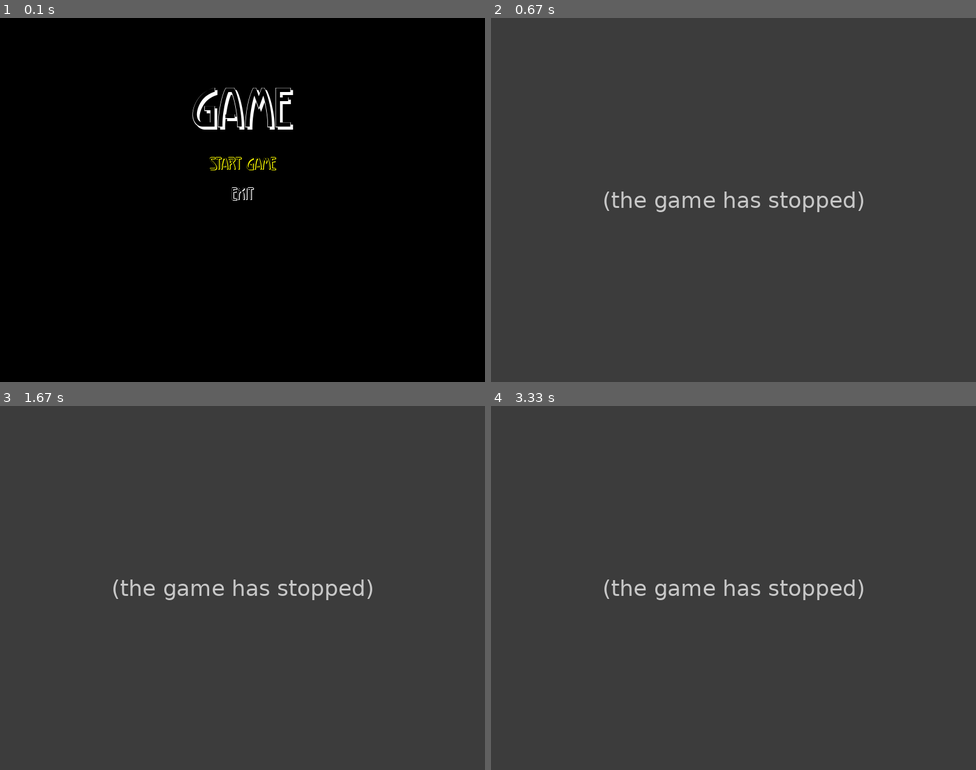
Above: before the commit, frames 1-4 (two rows, left to right).
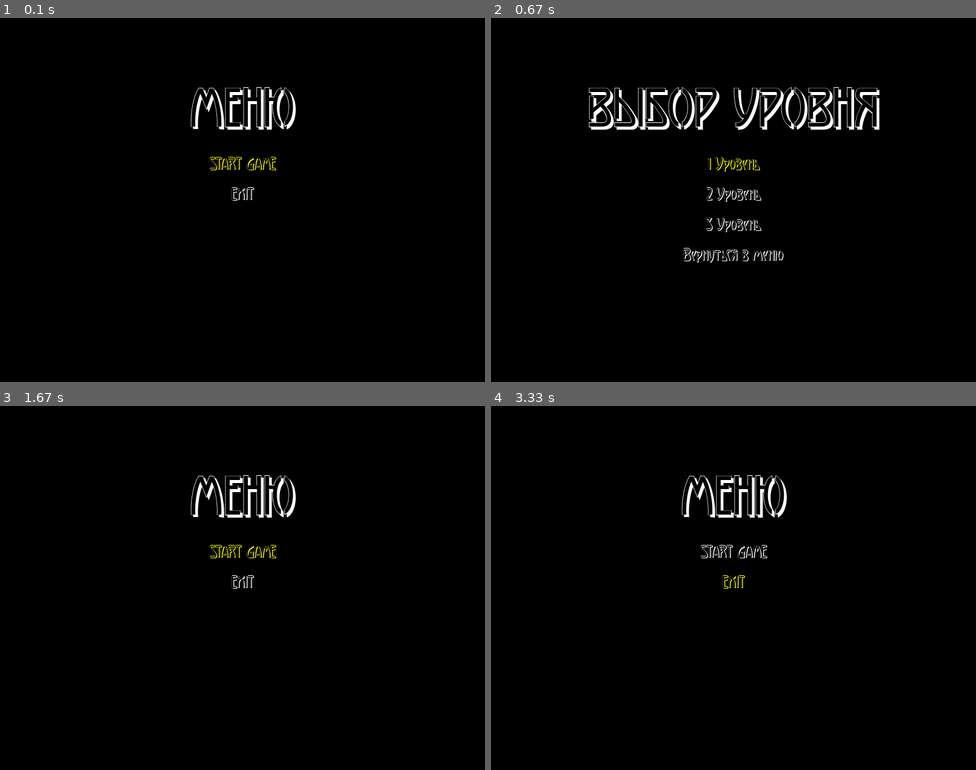
Above: after the commit, the same moments.

Repository: Asteraceaeaa/pygame-proj
Game: pygame game, started from proj/main.py
Same seed, same stepped clock (60 frames per second), same inputs: the game is played once before the commit and once after it.
Inputs:
- Up to frame 1 (0.1 s): no input
- Up to frame 2 (0.67 s): tap Enter at 0.33 s
- Up to frame 3 (1.67 s): tap Space at 0.67 s; hold Up 1-1.47 s; tap Enter at 1.5 s
- Up to frame 4 (3.33 s): hold Down 1.83-2.13 s; hold Up 2.17-2.53 s; hold Down 2.57-2.93 s; hold Up 2.97-3.27 s; hold Down from 3.3 s (still down)

The runs differ from the first frame. In frame 1, 1.3% of the frame differs, in the area x 39-61%, y 19-31%; in frame 2, 100%; in frame 3, 100%, in the area x 0-100%, y 0-100%; in frame 4, 100%.
Before the commit the program exited at 0.35 s; later frames show no game.

Commit message:
add Level Manager

Diff:
--- a/proj/LastRunning(log).txt
+++ b/proj/LastRunning(log).txt
@@ -8,3 +8,23 @@
 File /home/asterwace/asterwace/Учеба/schedule-OOP/main.py launched by asterwace-lp at 12.05.2026  01:50:09
 File /home/asterwace/asterwace/Учеба/schedule-OOP/main.py launched by asterwace-lp at 12.05.2026  01:50:15
 File /home/asterwace/asterwace/Учеба/schedule-OOP/proj/main.py launched by asterwace-lp at 12.05.2026  01:52:57
+File /home/asterwace/asterwace/Учеба/schedule-OOP/proj/main.py launched by asterwace-lp at 12.05.2026  03:17:49
+File /home/asterwace/asterwace/Учеба/schedule-OOP/proj/main.py launched by asterwace-lp at 12.05.2026  03:18:44
+File /home/asterwace/asterwace/Учеба/schedule-OOP/proj/main.py launched by asterwace-lp at 12.05.2026  03:20:35
+File /home/asterwace/asterwace/Учеба/schedule-OOP/proj/main.py launched by asterwace-lp at 12.05.2026  03:22:44
+File /home/asterwace/asterwace/Учеба/schedule-OOP/proj/main.py launched by asterwace-lp at 12.05.2026  03:23:50
+File /home/asterwace/asterwace/Учеба/schedule-OOP/proj/main.py launched by asterwace-lp at 12.05.2026  03:25:00
+File /home/asterwace/asterwace/Учеба/schedule-OOP/proj/main.py launched by asterwace-lp at 12.05.2026  03:25:52
+File /home/asterwace/asterwace/Учеба/schedule-OOP/proj/main.py launched by asterwace-lp at 12.05.2026  03:26:06
+File /home/asterwace/asterwace/Учеба/schedule-OOP/proj/main.py launched by asterwace-lp at 12.05.2026  03:26:27
+File /home/asterwace/asterwace/Учеба/schedule-OOP/proj/main.py launched by asterwace-lp at 12.05.2026  03:27:59
+File /home/asterwace/asterwace/Учеба/schedule-OOP/proj/main.py launched by asterwace-lp at 12.05.2026  03:28:31
+File /home/asterwace/asterwace/Учеба/schedule-OOP/proj/main.py launched by asterwace-lp at 12.05.2026  03:28:53
+File /home/asterwace/asterwace/Учеба/schedule-OOP/proj/main.py launched by asterwace-lp at 12.05.2026  03:29:03
+File /home/asterwace/asterwace/Учеба/schedule-OOP/proj/main.py launched by asterwace-lp at 12.05.2026  03:29:35
+File /home/asterwace/asterwace/Учеба/schedule-OOP/proj/main.py launched by asterwace-lp at 12.05.2026  03:30:28
+File /home/asterwace/asterwace/Учеба/schedule-OOP/proj/main.py launched by asterwace-lp at 12.05.2026  03:30:32
+File /home/asterwace/asterwace/Учеба/schedule-OOP/proj/main.py launched by asterwace-lp at 12.05.2026  03:31:33
+File /home/asterwace/asterwace/Учеба/schedule-OOP/proj/main.py launched by asterwace-lp at 12.05.2026  03:32:51
+File /home/asterwace/asterwace/Учеба/schedule-OOP/proj/main.py launched by asterwace-lp at 12.05.2026  03:33:02
+File /home/asterwace/asterwace/Учеба/schedule-OOP/proj/main.py launched by asterwace-lp at 12.05.2026  03:33:08
--- a/proj/main.py
+++ b/proj/main.py
@@ -32,9 +32,12 @@
 
 running = True
 state = 0
+states = ["МЕНЮ", "ВЫБОР УРОВНЯ", ["Уровень 1", "Уровень 2", "Уровень 3"]]
+cur_level = 0
 while running:
 
     if state == 0:
+        print(f"Текущий статус: {states[state]}")
         menu = True
 
         options = ["START GAME", "EXIT"]
@@ -57,13 +60,14 @@
                         state = 1
                         if selected == 1:
                             running = False
+                            state = 0
                             print("Exit...")
 
 
 
             screen.fill("Black")
 
-            title = font_b.render("GAME", True, "White")
+            title = font_b.render(states[state], True, "White")
             title_rect = title.get_rect(center=(WIDTH//2, HEIGHT//4))
             screen.blit(title, title_rect)
 
@@ -75,9 +79,53 @@
 
             pg.display.flip()
             clock.tick(60)
+
     if state == 1:
-        print("Game")
+        print(f"Текущий статус: {states[state]}")
+
+        level_manager = True
+        options = ["1 Уровень", "2 Уровень", "3 Уровень", "Вернуться в меню"]
+        selected = 0
+        while level_manager:
+            for event in pg.event.get():
+                if event.type == pg.QUIT:
+                    menu = False
+                    running = False
+                    print("Exit...")
+
+                if event.type == pg.KEYDOWN:
+
+                    if event.key == pg.K_UP:
+                        selected -= 1 if selected != 0 else -3
+                    elif event.key == pg.K_DOWN:
+                        selected += 1 if selected != 3 else -3
+                    elif event.key == pg.K_RETURN:
+                        level_manager = False
+                        state = 2
+                        cur_level = selected if selected != 3 else 0
+
+                        if selected == 3:
+                            state = 0
+                            print("Exit to menu...")
+
+                        # print(selected)
+
+            screen.fill("Black")
+            if state != 1: break
+            title = font_b.render(states[state], True, "White")
+            title_rect = title.get_rect(center=(WIDTH//2, HEIGHT//4))
+            screen.blit(title, title_rect)
+
+            for i, option in enumerate(options):
+                color = "Yellow" if i == selected else "White"
+                text = font_s.render(option, True, color)
+                rect = text.get_rect(center=(WIDTH//2, HEIGHT//2.5 + i * 50))
+                screen.blit(text, rect)
+
+            pg.display.flip()
+            clock.tick(60)
+    if state == 2:
+        print(f"Выбрано: {states[state][cur_level]}")
         break
 
-
 pg.quit()
